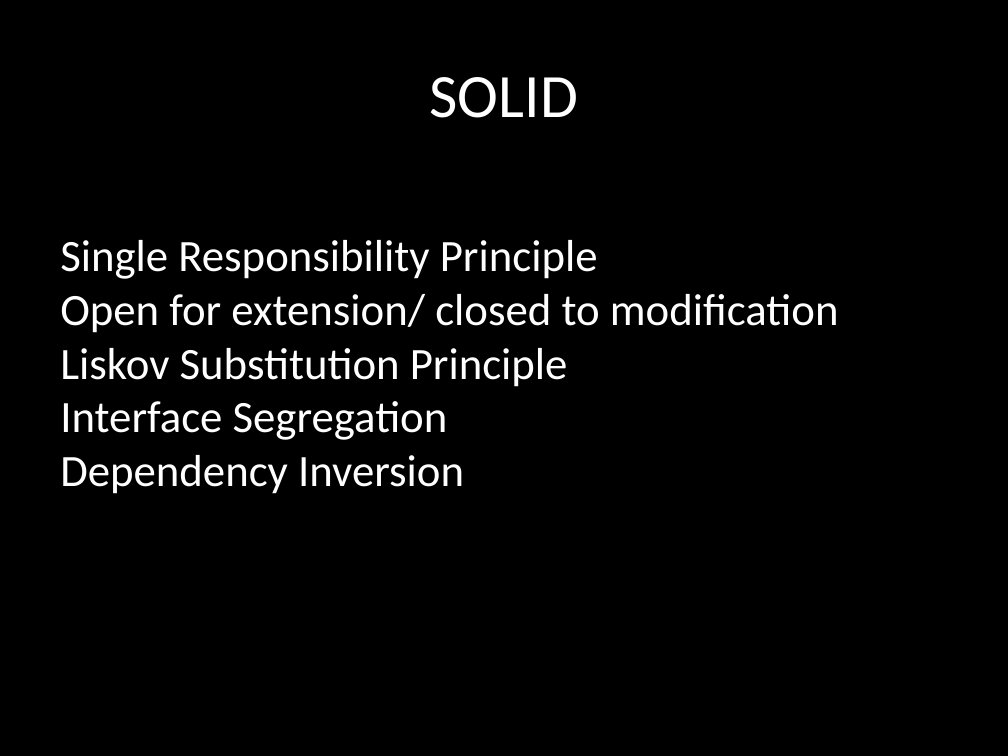
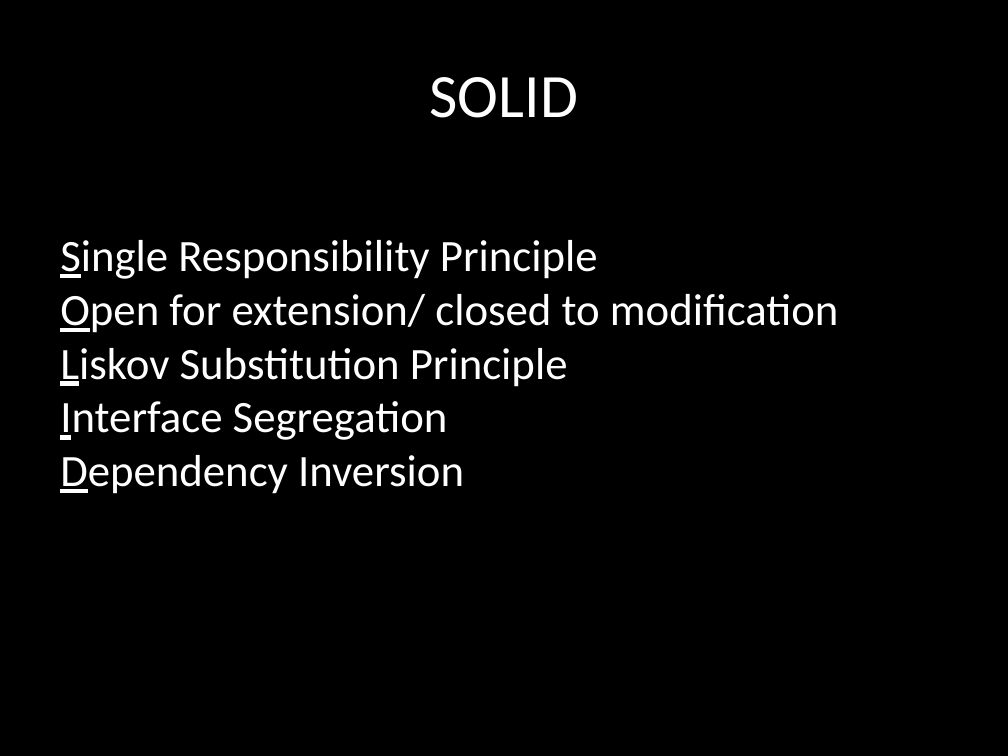
Before and after one commit to mikegehard/Better-Ruby-Through-Design-Principles, a slide deck: slide 21 of BetterRubyThroughDesignPatterns.pptx (slide 22 before the commit). Drawn at 1008x756 pixels with LibreOffice and Linux fonts; fonts in the diff are those of the drawing. Boxes give left, top, right and bottom in pixels: in the first picture for what was removed or moved away, otherwise in the second. Text is boxed around its words. In the diff, an @@ line names an element or a change of style, - is before the commit and + after.

```diff
--- a/BetterRubyThroughDesignPatterns.pptx
+++ b/BetterRubyThroughDesignPatterns.pptx
@@ text "Single Responsibility Principle" at (60,240,839,494): underline on in "Single", "Open", "Liskov", "Interface" and 1 more places @@
```
Also in this commit, not shown: 7 other slides changed, 1 slide added.
